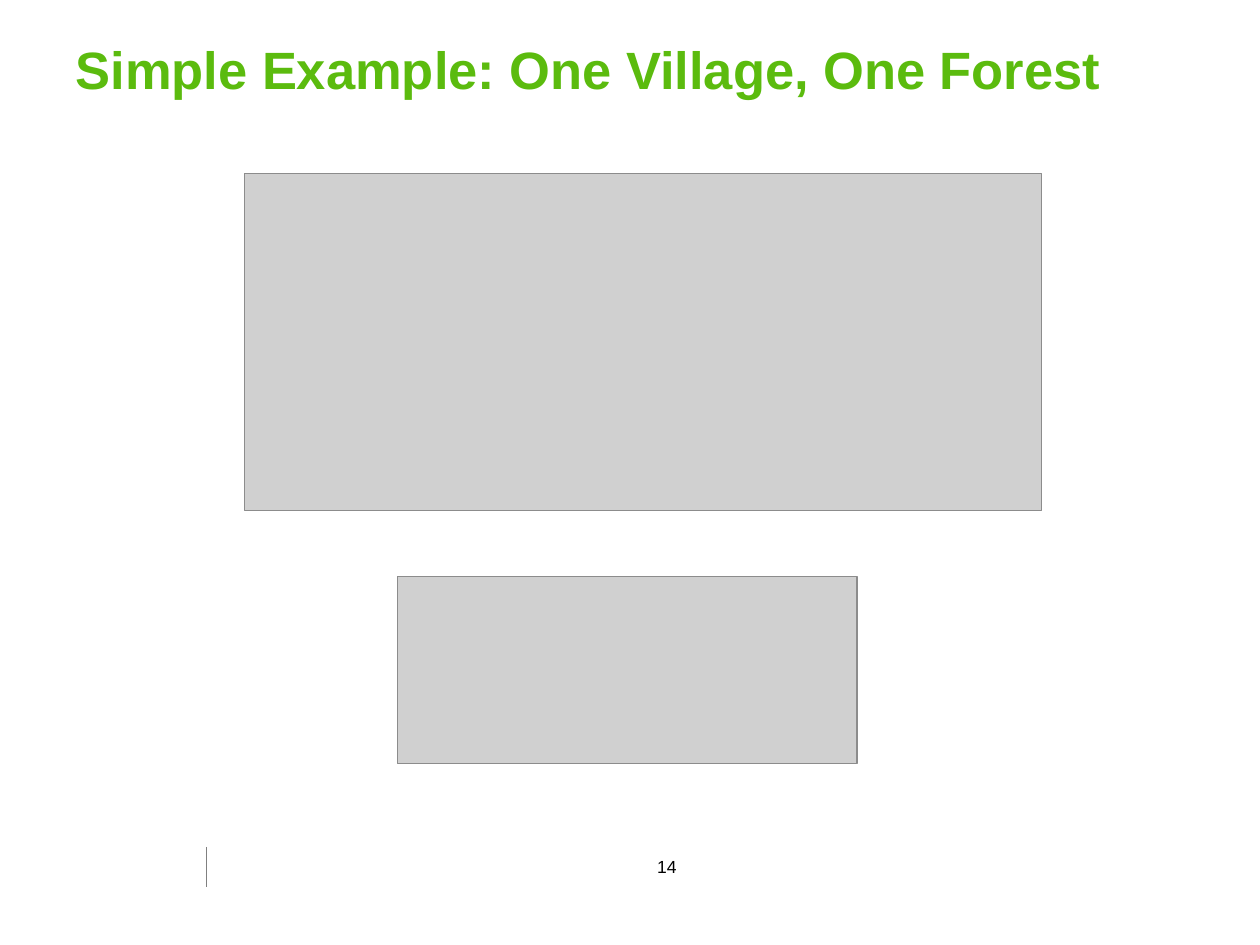
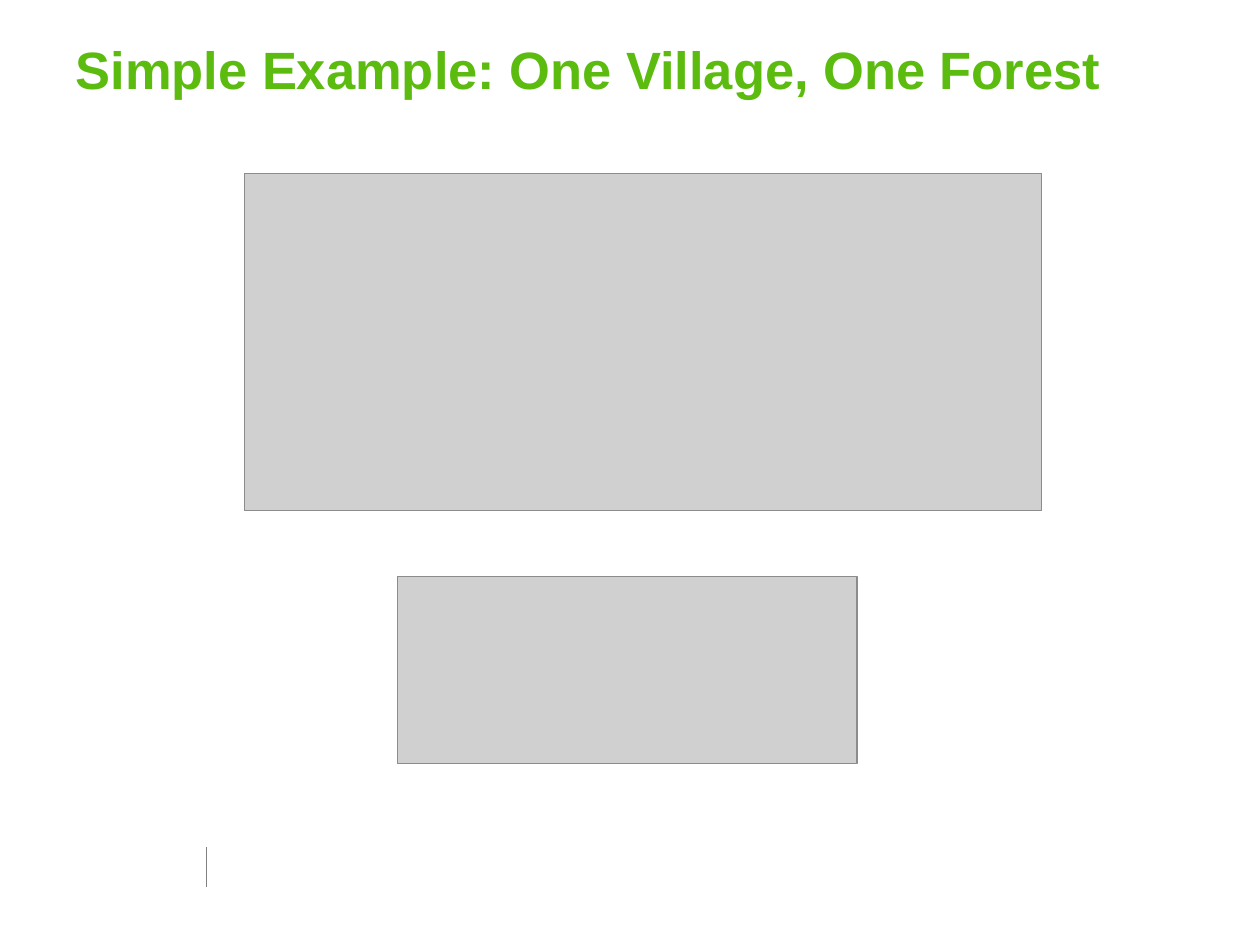
Before and after one commit to georgoff/georgoff.github.io, a slide deck: slide 14 of forest_malaria/MMC_presentation.pptx. Drawn at 1260x945 pixels with LibreOffice and Linux fonts; fonts in the diff are those of the drawing; grey boxes stand for pictures; background and template pictures are left out. Boxes give left, top, right and bottom in pixels: in the first picture for what was removed or moved away, otherwise in the second. Text is boxed around its words. In the diff, an @@ line names an element or a change of style, - is before the commit and + after.

```diff
--- a/forest_malaria/MMC_presentation.pptx
+++ b/forest_malaria/MMC_presentation.pptx
@@ page number removed at (657, 861, 676, 873) @@
-14
```
Also in this commit, not shown: 17 other slides changed, 4 slides added, 2 other files.
